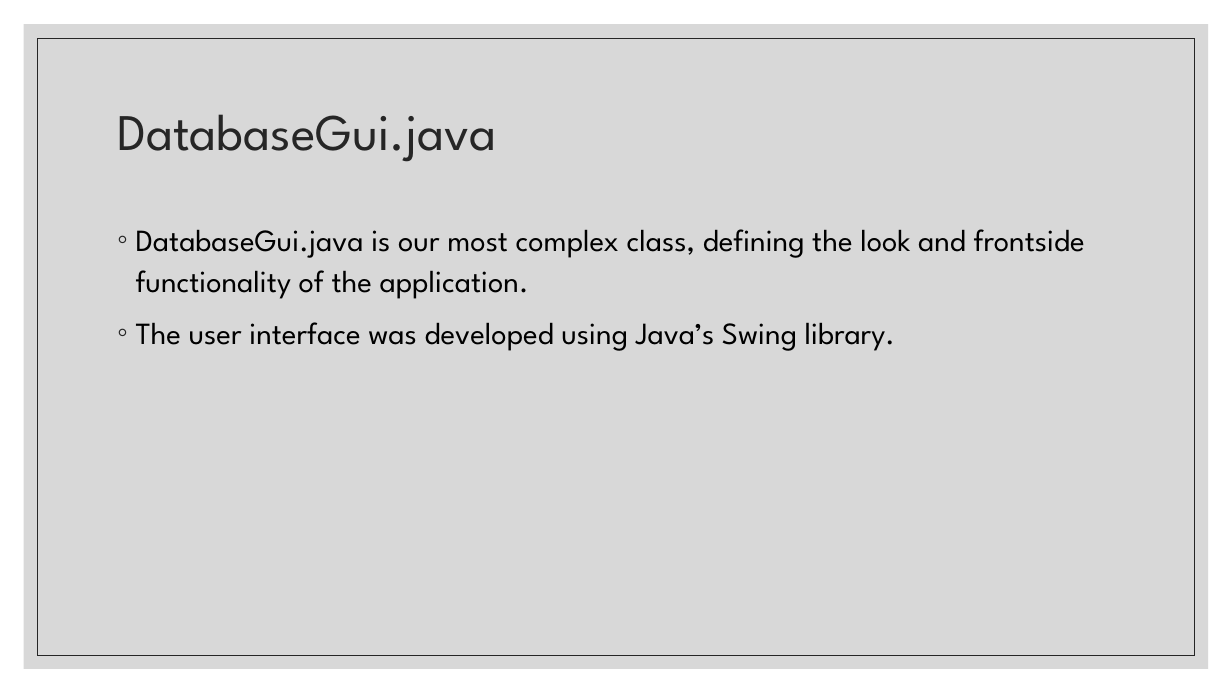
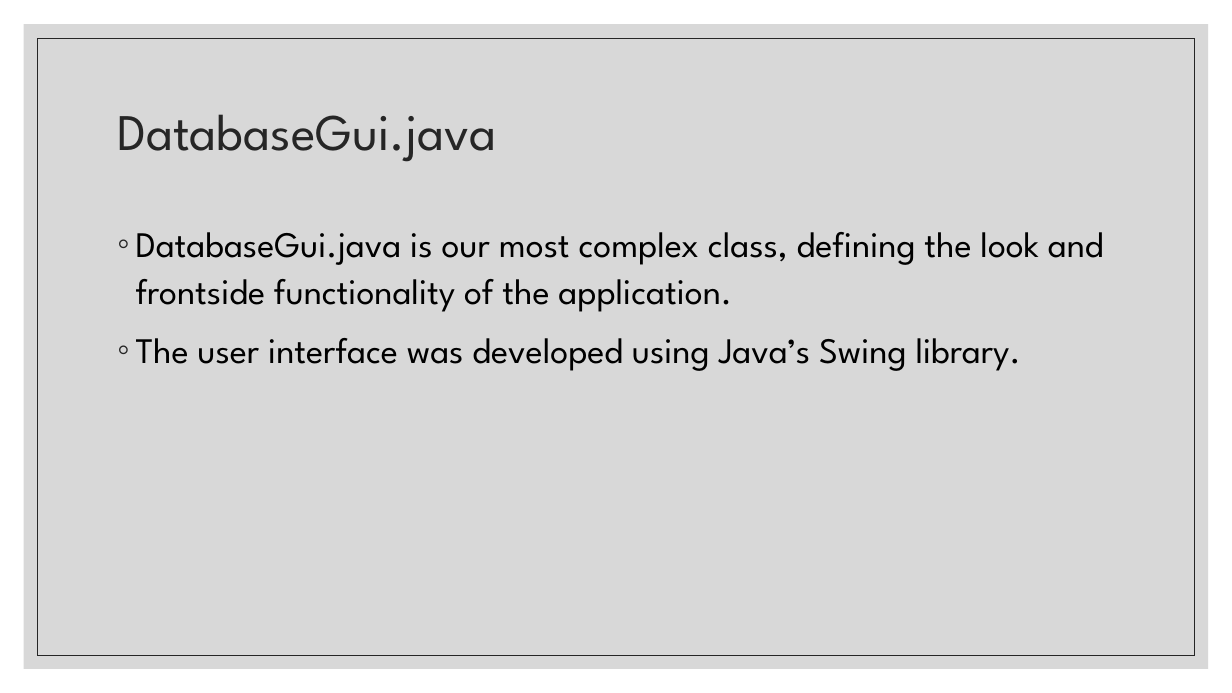
Before and after one commit to COMP-6120/FinalProject, a slide deck: slide 10 of Presentation.pptx. Drawn at 1232x693 pixels with LibreOffice and Linux fonts; fonts in the diff are those of the drawing. Boxes give left, top, right and bottom in pixels: in the first picture for what was removed or moved away, otherwise in the second. Text is boxed around its words. In the diff, an @@ line names an element or a change of style, - is before the commit and + after.

Commit message:
Update formatting of Presentation.pptx

```diff
--- a/Presentation.pptx
+++ b/Presentation.pptx
@@ text "DatabaseGui.java is our most complex ..." at [136, 232, 1104, 371]: size 24 to 28 pt @@
```
Also in this commit, not shown: 4 other slides changed.
